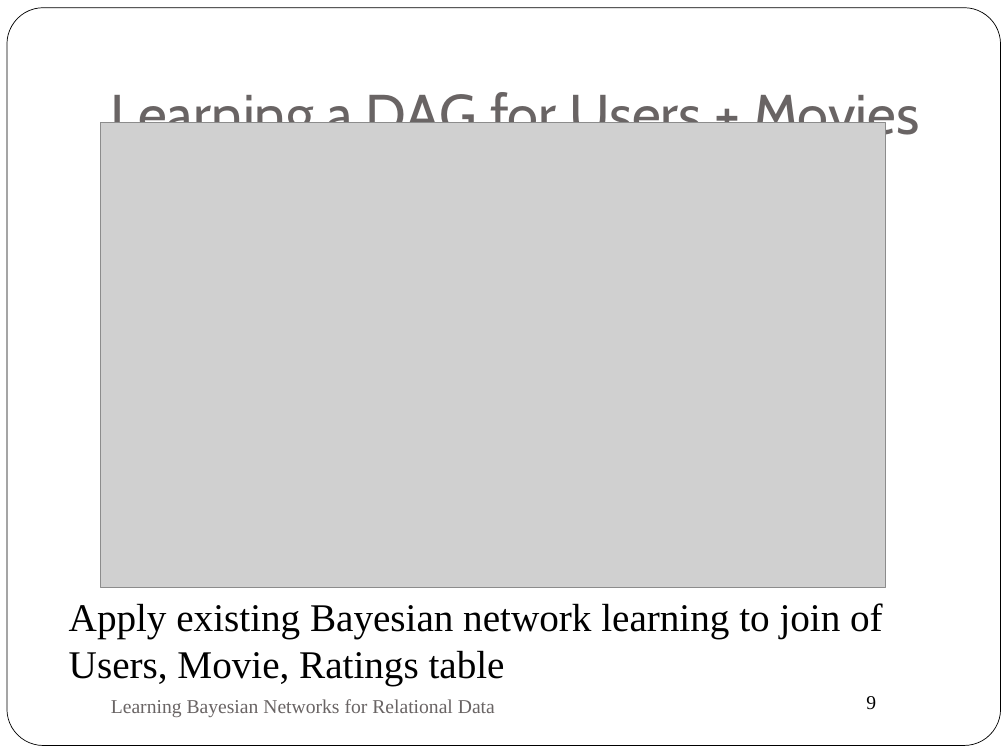
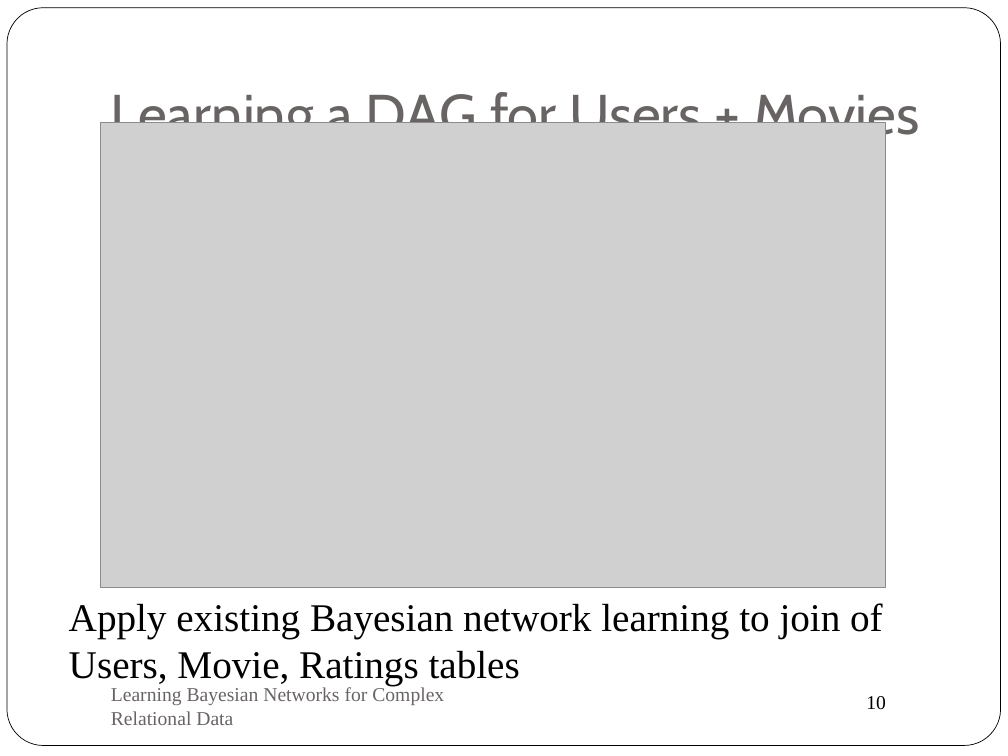
Before and after one commit to oschulte/srl-tutorial-slides, a slide deck: slide 10 of ch4-struc-learning.pptx (slide 9 before the commit). Drawn at 1008x756 pixels with LibreOffice and Linux fonts; fonts in the diff are those of the drawing; grey boxes stand for pictures. Boxes give left, top, right and bottom in pixels: in the first picture for what was removed or moved away, otherwise in the second. Text is boxed around its words. In the diff, an @@ line names an element or a change of style, - is before the commit and + after.

Commit message:
new structure learning part

```diff
--- a/ch4-struc-learning.pptx
+++ b/ch4-struc-learning.pptx
@@ text at bbox=[69, 603, 883, 686]: text changed @@
-Apply existing Bayesian network learning to join of Users, Movie, Ratings table
+Apply existing Bayesian network learning to join of Users, Movie, Ratings tables
@@ text at bbox=[111, 686, 444, 725]: text changed @@
-Learning Bayesian Networks for Relational Data
+Learning Bayesian Networks for Complex Relational Data
@@ page number at bbox=[866, 696, 886, 710]: text changed @@
-9
+10
```
Also in this commit, not shown: 11 other slides changed, 2 slides added, 1 slide removed.
